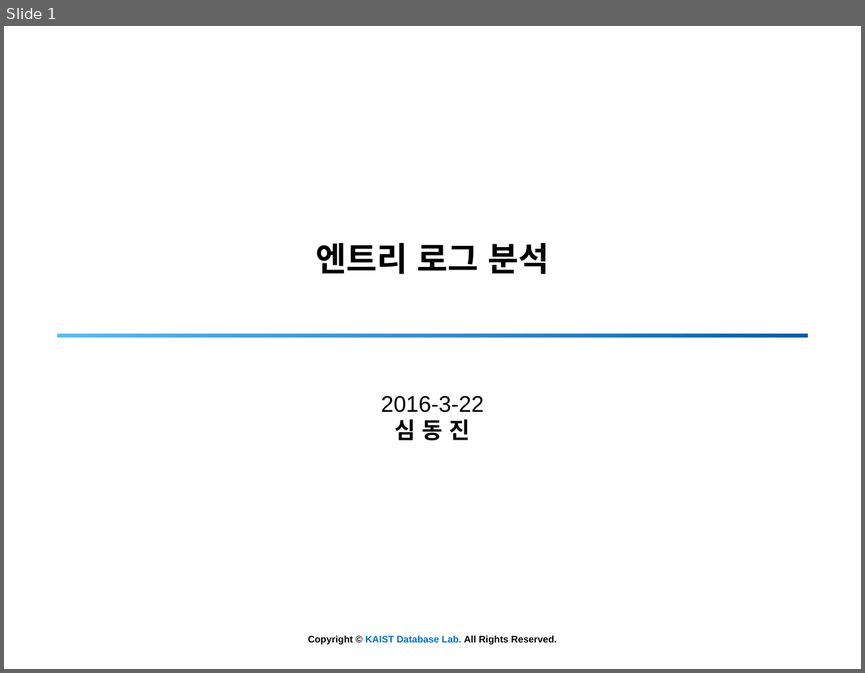
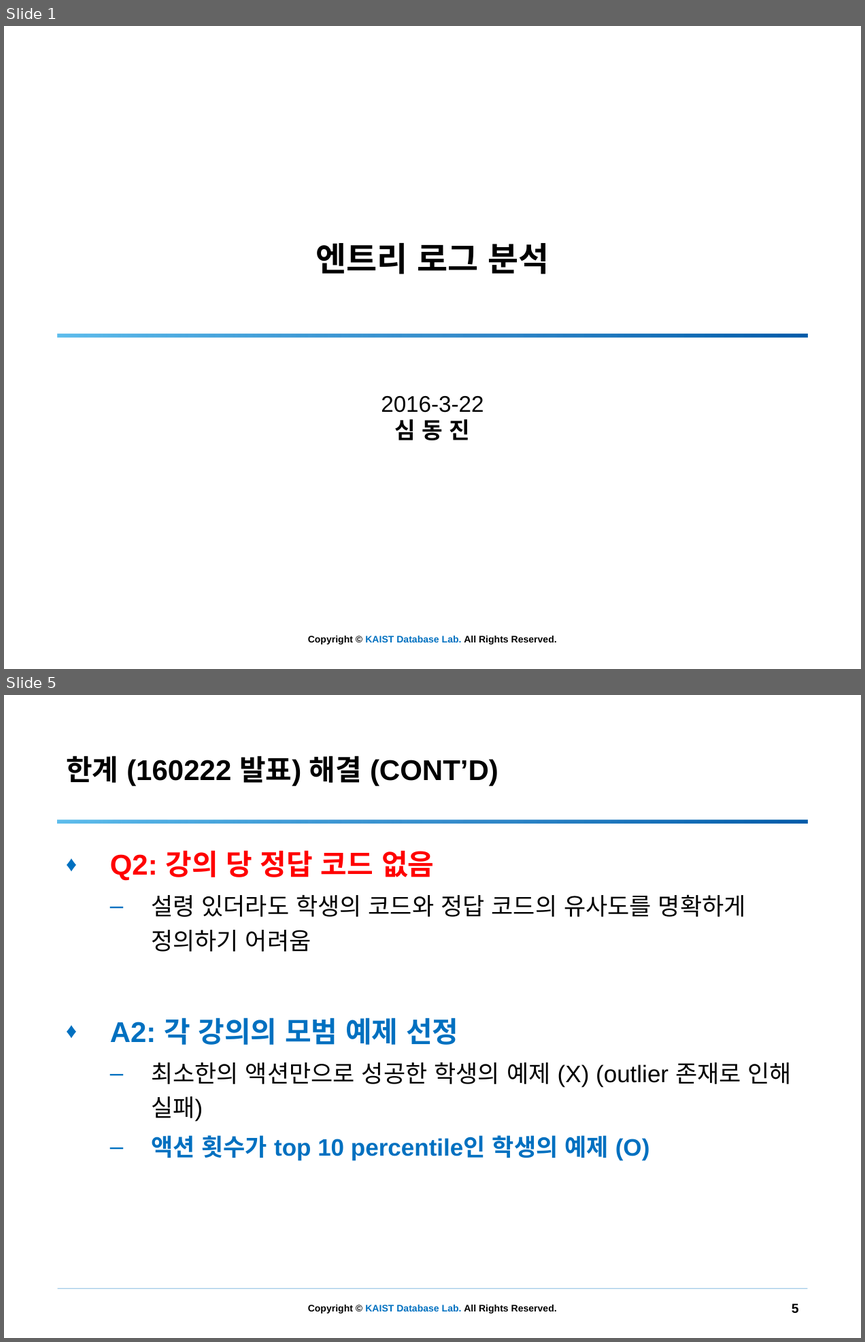
Before and after one commit to simdj/entry_log_analysis, a slide deck: 160322 로그분석.pptx. Shown one above the other, each under a label of ours: slide 1 before the commit, slides 1 and 5 after it; the slides between them are not shown. The pictures are 865x673 and 865x1342 pixels, drawn with LibreOffice and Linux fonts; fonts in the diff are those of the drawing; background and template pictures are left out. Boxes give left, top, right and bottom in pixels: in the first picture for what was removed or moved away, otherwise in the second. Text is boxed around its words. In the diff, an @@ line names an element or a change of style, - is before the commit and + after.

```diff
--- a/160322 로그분석.pptx
+++ b/160322 로그분석.pptx
@@ slide 5 added at (x1=4, y1=695, x2=861, y2=1338), background #FFFFFF; not listed: 1 template element that a slide beside it also shows @@
@@ title added at (x1=66, y1=756, x2=498, y2=786), 30 pt, text #000000, bold, small capitals @@
+한계 (160222 발표) 해결 (cont’d)
@@ rectangle added at (x1=57, y1=820, x2=807, y2=824), fill gradient #5FBEED to #0070C0 to #015CAA @@
@@ text added at (x1=110, y1=850, x2=791, y2=1159), 20 pt, text #000000 @@
+♦ Q2: 강의 당 정답 코드 없음
+  – 설령 있더라도 학생의 코드와 정답 코드의 유사도를 명확하게 정의하기 어려움
+♦ A2: 각 강의의 모범 예제 선정
+  – 최소한의 액션만으로 성공한 학생의 예제 (X) (outlier 존재로 인해 실패)
+  – 액션 횟수가 top 10 percentile인 학생의 예제 (O)
@@ line added from (57, 1288) to (808, 1288), #0070C0 0.25 pt @@
@@ page number added at (x1=791, y1=1303, x2=799, y2=1312), 11 pt, text #000000, bold @@
+5
```
Also in this commit, not shown: 7 slides changed, 24 other slides added, 5 slides removed, 14 other files.
